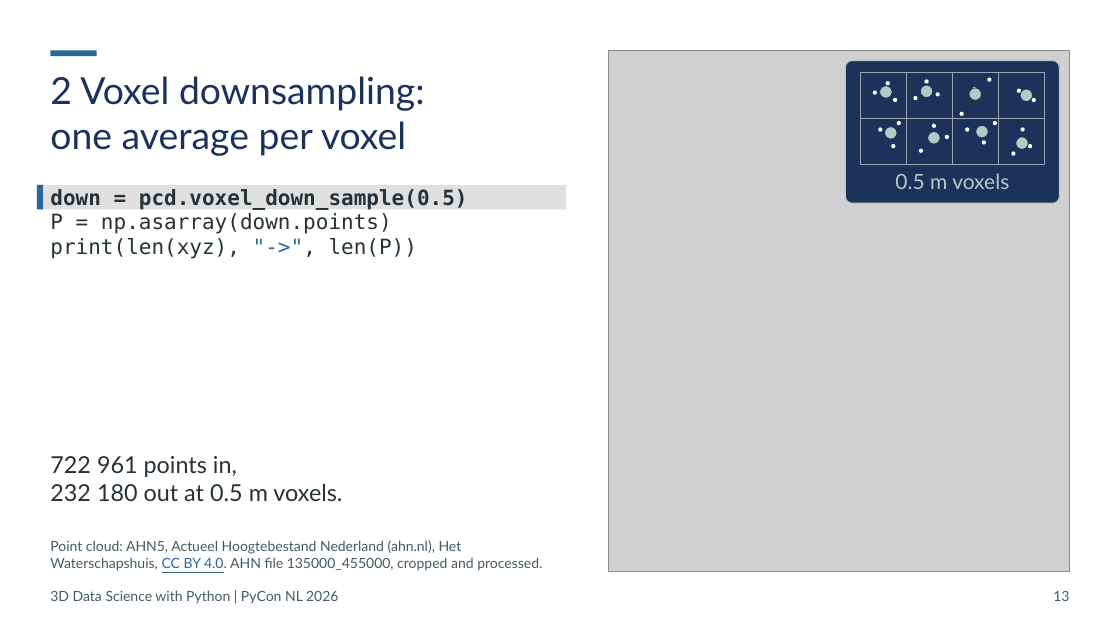
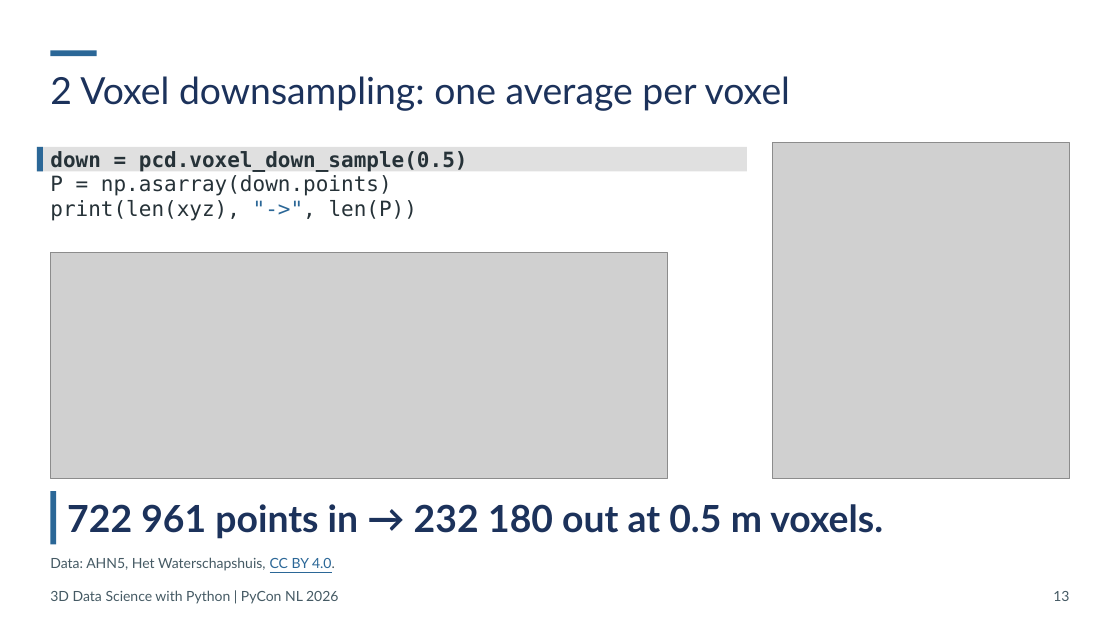
Before and after one commit to Sloppy1999/pycon-nl-2026-3d-data-science, a slide deck: slide 13 of deck/out/20261015_PyCon-NL_3D-Data-Science.pptx. Drawn at 1120x630 pixels with LibreOffice and Linux fonts; fonts in the diff are those of the drawing; grey boxes stand for pictures. Boxes give left, top, right and bottom in pixels: in the first picture for what was removed or moved away, otherwise in the second. Text is boxed around its words. In the diff, an @@ line names an element or a change of style, - is before the commit and + after.

```diff
--- a/deck/out/20261015_PyCon-NL_3D-Data-Science.pptx
+++ b/deck/out/20261015_PyCon-NL_3D-Data-Science.pptx
@@ title "2 Voxel downsampling: one average ..." rewrapped from (x1=50, y1=76, x2=425, y2=156) to (x1=50, y1=76, x2=790, y2=111) @@
@@ group removed at (x1=845, y1=60, x2=1060, y2=203): 31 ellipses, 8 lines, 1 rounded rectangle, 1 text @@
-0.5 m voxels
@@ text "down = pcd.voxel_down_sample(0.5)" moved from (x1=50, y1=189, x2=468, y2=259) to (x1=50, y1=151, x2=468, y2=221) @@
@@ rectangle moved from (x1=37, y1=185, x2=43, y2=209) to (x1=37, y1=147, x2=43, y2=171) @@
@@ rectangle resized from (x1=37, y1=185, x2=566, y2=209) to (x1=37, y1=147, x2=747, y2=171) @@
@@ picture resized from (x1=608, y1=50, x2=1070, y2=571) to (x1=772, y1=143, x2=1070, y2=479) @@
@@ picture added at (x1=50, y1=252, x2=668, y2=479) @@
@@ rectangle added at (x1=50, y1=492, x2=56, y2=544), fill #2B6797 @@
@@ text at (x1=67, y1=504, x2=883, y2=539): text changed; size 20 to 32 pt; text colour #263238 to #1C325B; bold on @@
-722 961 points in,
-232 180 out at 0.5 m voxels.
+722 961 points in → 232 180 out at 0.5 m voxels.
@@ text "722 961 points in → ..." at (x1=67, y1=504, x2=883, y2=539): vertical alignment top to middle @@
@@ text at (x1=50, y1=557, x2=335, y2=571): text changed @@
-Point cloud: AHN5, Actueel Hoogtebestand Nederland (ahn.nl), Het Waterschapshuis, CC BY 4.0. AHN file 135000_455000, cropped and processed.
+Data: AHN5, Het Waterschapshuis, CC BY 4.0.
```
Also in this commit, not shown: 29 other slides changed, 3 slides removed, 28 other files.
